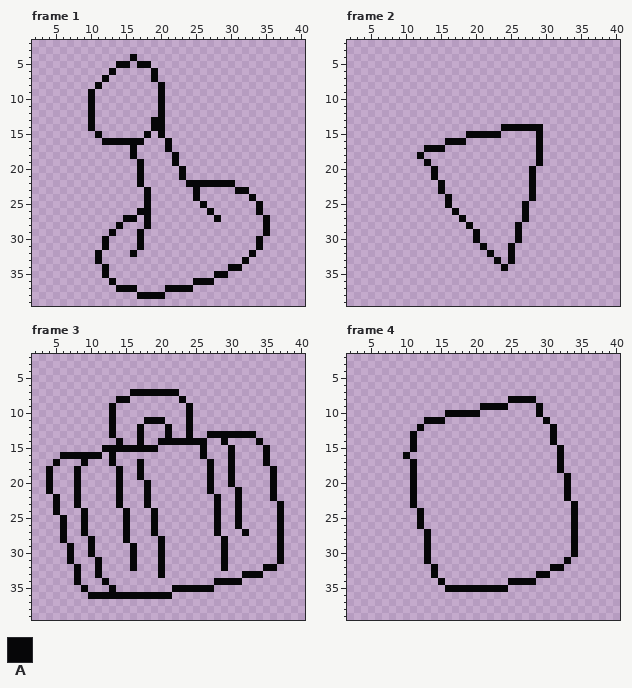
Pixel-art file -- ASSETs/graphics/collects.aseprite. That is the earlier state.
45x45 pixels, 7 frames. Shown: frame 1: x 2..40, y 2..39; frame 2: x 2..40, y 2..39; frame 3: x 2..40, y 2..39; frame 4: x 2..40, y 2..39. The commit also changed other frames, which this record leaves out.
Palette (. is transparent): A #060608
Pixels before, frame 1, first column x 10:
 4 ......A...................
 5 ....AA.AA.................
 6 ...A.....A................
 7 ..A......A................
 8 .A........A...............
 9 A.........A...............
10 A.........A...............
11 A.........A...............
12 A.........A...............
13 A........AA...............
14 A........AA...............
15 .A......A.A...............
16 ..AAAAAA...A..............
17 ......A....A..............
18 ......A.....A.............
19 .......A....A.............
20 .......A.....A............
21 .......A.....A............
22 .......A......AAAAAAA.....
23 ........A......A.....AA...
24 ........A......A.......A..
25 ........A.......A.......A.
26 .......AA........A......A.
27 .....AA.A.........A......A
28 ....A...A................A
29 ...A...A.................A
30 ..A....A................A.
31 ..A....A................A.
32 .A....A................A..
33 .A....................A...
34 ..A.................AA....
35 ..A...............AA......
36 ...A...........AAA........
37 ....AAA....AAAA...........
38 .......AAAA...............
Pixels before, frame 2, first column x 12:
14 ............AAAAAA
15 .......AAAAA.....A
16 ....AAA..........A
17 .AAA.............A
18 A................A
19 .A...............A
20 ..A.............A.
21 ..A.............A.
22 ...A............A.
23 ...A............A.
24 ....A...........A.
25 ....A..........A..
26 .....A.........A..
27 ......A........A..
28 .......A......A...
29 ........A.....A...
30 ........A.....A...
31 .........A...A....
32 ..........A..A....
33 ...........A.A....
34 ............A.....
Pixels before, frame 3, first column x 4:
 7 ............AAAAAAA...............
 8 ..........AA.......A..............
 9 .........A..........A.............
10 .........A..........A.............
11 .........A....AAA...A.............
12 .........A...A...A..A.............
13 .........A...A...A..A..AAAAAAA....
14 ..........A..A..AAAAAAA..A....A...
15 ........AAAAAAAA......A...A....A..
16 ..AAAAAA.A............A...A....A..
17 .A...A...A...A.........A..A....A..
18 A...A.....A..A.........A..A.....A.
19 A...A.....A..A.........A..A.....A.
20 A...A.....A...A........A..A.....A.
21 A...A.....A...A........A...A....A.
22 .A..A.....A...A.........A..A....A.
23 .A..A.....A...A.........A..A.....A
24 .A...A.....A...A........A..A.....A
25 ..A..A.....A...A........A..A.....A
26 ..A..A.....A...A........A..A.....A
27 ..A..A.....A...A........A...A....A
28 ..A...A....A....A........A.......A
29 ...A..A.....A...A........A.......A
30 ...A..A.....A...A........A.......A
31 ...A...A....A...A........A.......A
32 ....A..A....A...A........A.....AA.
33 ....A..A........A...........AAA...
34 ....A...A...............AAAA......
35 .....A...A........AAAAAA..........
36 ......AAAAAAAAAAAA................
Pixels before, frame 4, first column x 10:
 8 ...............AAAA......
 9 ...........AAAA....A.....
10 ......AAAAA........A.....
11 ...AAA..............A....
12 ..A..................A...
13 .A...................A...
14 .A...................A...
15 .A....................A..
16 A.....................A..
17 .A....................A..
18 .A....................A..
19 .A.....................A.
20 .A.....................A.
21 .A.....................A.
22 .A.....................A.
23 .A......................A
24 ..A.....................A
25 ..A.....................A
26 ..A.....................A
27 ...A....................A
28 ...A....................A
29 ...A....................A
30 ...A....................A
31 ...A...................A.
32 ....A................AA..
33 ....A..............AA....
34 .....A.........AAAA......
35 ......AAAAAAAAA..........
The same view after the edit:
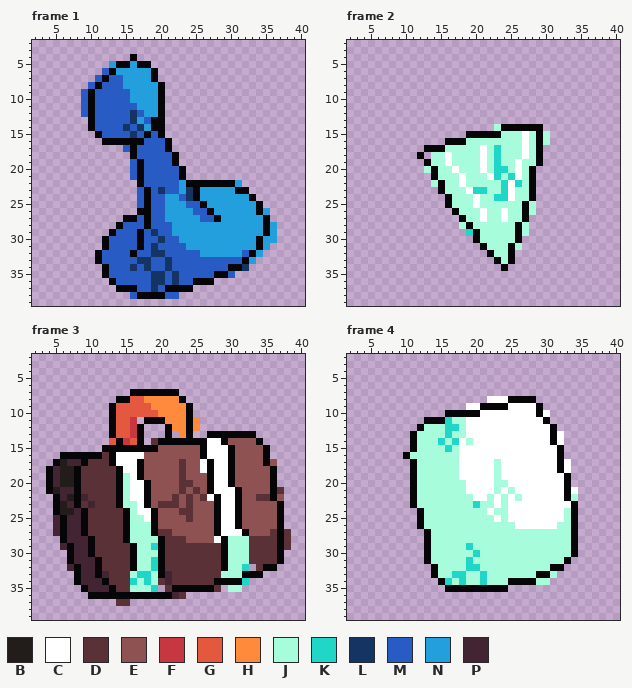
Colours new in this view: B #221c1a  C #ffffff  D #5b3138  E #8e5252  F #c63741  G #e55840  H #ff8a3b  J #a6fcdb  K #20d6c7  L #143464  M #285cc4  N #249fde  P #422433
The edit:
layer "col" added
Changed rows in their new state; - is an unchanged pixel.
Frame 1, layer "col":
first column x 9:
 5 ----N--N--------------------
 6 ---M-NNNNN------------------
 7 --M-MMNNNN------------------
 8 -M-MMMNNNNN-----------------
 9 M-MMMMMNNNN-----------------
10 M-MMMMMNNNN-----------------
11 M-MMMMMMNNN-----------------
12 M-MMMMMLMNN-----------------
13 --MMMMMLNM------------------
14 --MMMMLMLN------------------
15 ---MMMMLM-M-----------------
16 ---------MMM----------------
17 ------M-MMMM----------------
18 --------MMMMM---------------
19 -------M-MMMM---------------
20 -------M-MMMMM--------------
21 -------M-MMMMM--------------
22 ---------MMMMMN-------N-----
23 --------M-MLMMNL-NNNNN------
24 --------M-MMNNML-NNNNNNN----
25 --------M-MMNNNMM-NNNNNNN---
26 ----------MMNNNNMM-NNNNNN-N-
27 --------M-MMNNNNNMM-NNNNNN--
28 ------MMM-MMMNNNNNNNNNNNNN-N
29 -----MMM-MLMMNNNNNNNNNNNNN-N
30 ----MMMM-MMLMMNNNNNNNNNNN-NN
31 ----MMMM-MLMMMMNNNNNNNNNN-N-
32 ---MMMM-MMLLMMMMMNNNNNNM-N--
33 ---MMMMMLLMMLMMMMMMMMMM-N---
34 ----MMMLMLMMLMMMMMMMM--L----
35 ----MMMMMMLLMLMMMMM--M------
36 -----MMMMMLLMLMM------------
37 --------MMLM----------------
38 -------M----MM--------------
Frame 2, layer "col":
first column x 13:
14 ----------J-------
15 -----------JJJCJ-J
16 ------JJJJJJJJCJ-J
17 ---JJJJJCJKJJJCJ--
18 -JJCJJJJCJKJJJCJ--
19 -JJCJJJJCJKJJCJJ--
20 J-JJCJJJCJKKJCJ---
21 --JJJCJJJCKJKCJ---
22 -J-JJCJJJJJKCKJ---
23 ---JJJCKKJJKCJJ---
24 ----JJJCJJKKCJJ---
25 ----JJJCJJJJJJ-J--
26 -----JJJCJJCJJ-J--
27 ------JJCJJCJJ----
28 -----J-JJJJJJ-J---
29 ------K-JJJJJ-J---
30 --------JJJJJ-----
31 ---------JJJ-J----
32 ----------JJ------
33 -----------J------
Frame 3, layer "col":
first column x 5:
 8 -----------GGHHHHH----------------
 9 ---------GGGGGHHHHH---------------
10 ---------GGGGGGHHHH---------------
11 ---------GGF----HHH-H-------------
12 ---------GGF-----HH-H-------------
13 ---------GGF------H---------------
14 --------G-FG--D-------CC-EEEE-----
15 ---------------EEEEEE-CCC-EEEE----
16 -------D-CCCCEEEEEEEE-CCC-EEEE----
17 -BPP-DDD-CCC-EEEEEDEEC-CC-EEEE-E--
18 PBB-DDDDD-CC-EEEEEDEEC-CC-EEEEE---
19 PBB-DDDDD-JC-EEEEEDEEE-CC-EEEEE---
20 PBB-DDDDD-JCC-EEEEDDEE-CC-EEEEE---
21 BPP-DDDDD-JCC-EEEEDEDE-CCC-EEEE-D-
22 -PB-PDDDD-JCC-EEEDEDEDC-CC-EEDD-E-
23 -BP-DPDDD-JJC-EDDDEDEEE-CC-EEEEE--
24 -BBP-DDDDD-JCC-EEEDDEEE-CC-EEEEE--
25 P-PP-DDDDD-JJC-EEEEDEEE-CC-EEEEE--
26 P-PP-DDDDD-JJJ-EEEEEEEE-CC-EEEEE--
27 P-PP-DDDDD-JJJ-DDEEEEEE-CCC-EEED-D
28 --PPP-DDDD-JJJJ-DDDEEEEC-JJJDDDD-D
29 -P-PP-DDDDD-JJK-DDDDDDDD-JJJDDDD-D
30 ---PP-DDDDD-JJJ-DDDDDDDD-JJJDDDD--
31 ---PPP-DDDD-JJK-DDDDDDDD-JJJDDDD--
32 --P-PP-DDDD-JJK-DDDDDDDD-JJK-D----
33 ----PP-PDDDJKKJ-PDDDDDDDJJJ-------
34 ----PPP-DDDKJKJDPDDDDDD----K------
35 -----PPP-DDJJJK-D------D-JJ-------
36 -----------------PD---------------
37 ---------DD-----------------------
Frame 4, layer "col":
first column x 11:
 8 -----------CCC----------
 9 --------CC----CCCC------
10 ----------CCCCCCCC-C----
11 -----KJJCCCCCCCCCCC-----
12 --JJJKKJCCCCCCCCCCCC----
13 -JJJJKJJCCCCCCCCCCCC-C--
14 -JJJKJKCJCCCCCCCCCCC-C--
15 -JJJJKJCCCCCCCCCCCCCC---
16 JJJJJJJCCCCCCCCCCCCCC---
17 -JJJJJJCCCCCJCCCCCCCC-C-
18 -JJJJJJCCCCCJCCCCCCCC-C-
19 -JJJJJJCCCCCJCCCCCCCCC--
20 -JJJJJJJCCCCJJCCCCCCCC--
21 -JJJJJJJCCCCJCJCCCCCCC-C
22 -JJJJJJJJCCJCJCJCCCCCC-J
23 -JJJJJJJJKJJCJCCCCCCCCC-
24 --JJJJJJJJJCJJCCCCCCCCJ-
25 --JJJJJJJJJJCJCCCCCCCCJ-
26 --JJJJJJJJJJJJJCCCCCCJJ-
27 ---JJJJJJJJJJJJJJJJJJJJ-
28 ---JJJJJJJJJJJJJJJJJJJJ-
29 ---JJJJJKJJJJJJJJJJJJJJ-
30 ---JJJJJJKJJJJJJJJJJJJJ-
31 ---JJJJJKJJJJJJJJJJJJJ--
32 ----JJJJKKJJJJJJJJJJ----
33 ----JJKKJJKJJJJJJJ--J---
34 -----KJKJJKJJJ----JJ----
Boxes around the changes in both pictures, in picture pixels (x1, y1, x2, y2):
added: (81, 61, 277, 299)
added: (424, 124, 550, 264)
added: (53, 396, 291, 606)
added: (410, 396, 578, 585)
